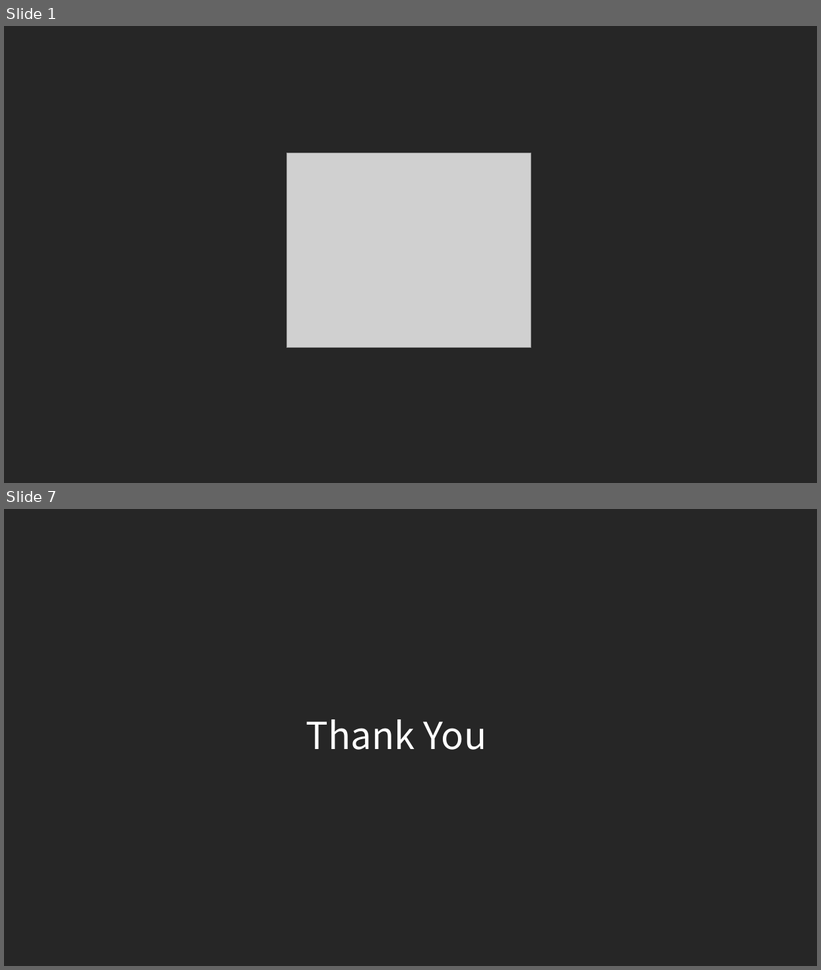
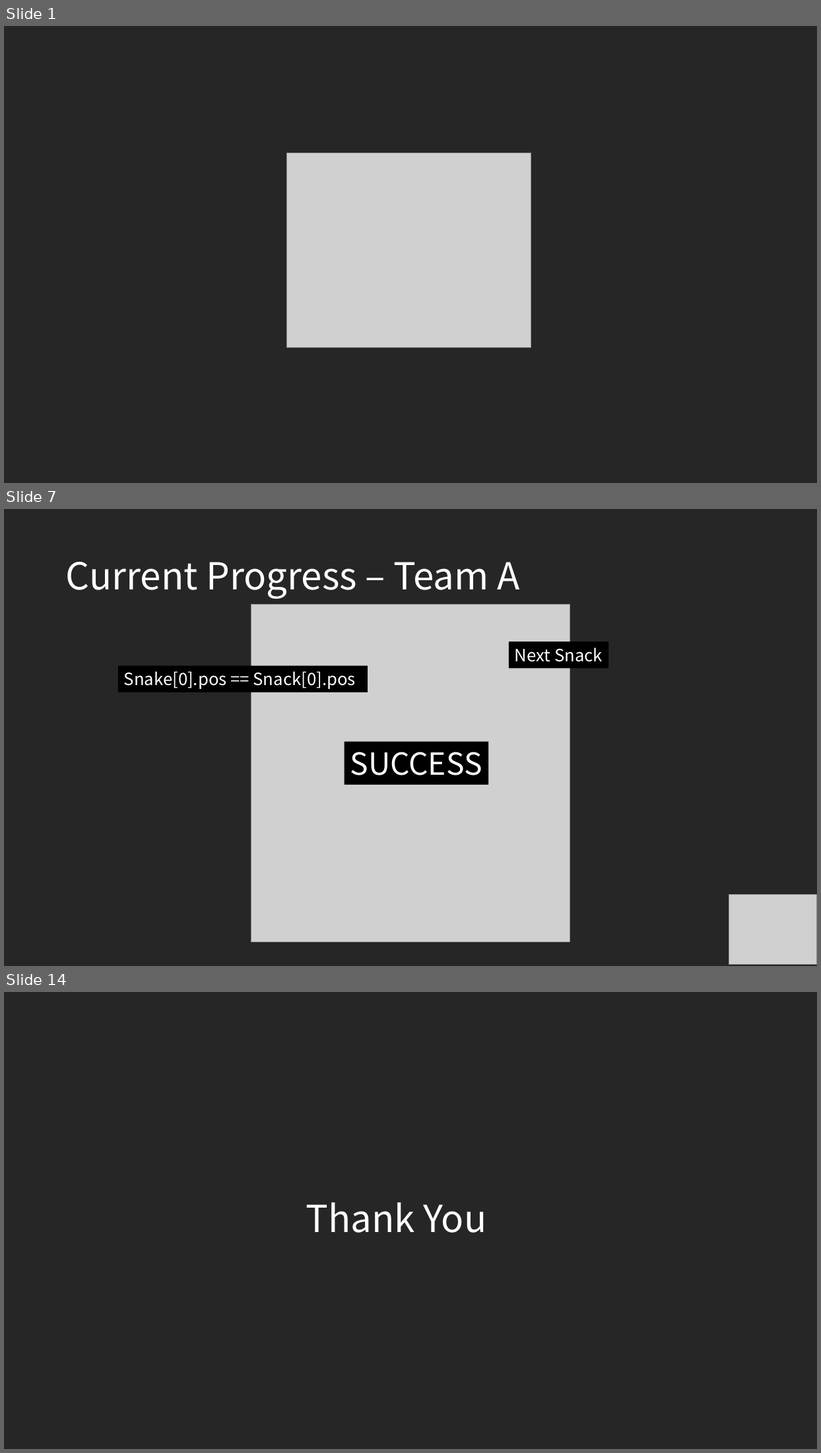
Before and after one commit to commadev/commadev.github.io, a slide deck: assets/documents/190411 Snake.pptx. Shown one above the other, each under a label of ours: slides 1 and 7 before the commit, slides 1, 7 and 14 after it; the slides between them are not shown. The pictures are 821x970 and 821x1453 pixels, drawn with LibreOffice and Linux fonts; fonts in the diff are those of the drawing; grey boxes stand for pictures. Boxes give left, top, right and bottom in pixels: in the first picture for what was removed or moved away, otherwise in the second. Text is boxed around its words. In the diff, an @@ line names an element or a change of style, - is before the commit and + after.

```diff
--- a/assets/documents/190411 Snake.pptx
+++ b/assets/documents/190411 Snake.pptx
@@ slide 7 added at [4,509,817,966], background #262626 @@
@@ title added at [66,562,519,599], 44 pt, text #FFFFFF @@
+Current Progress – Team A
@@ picture added at [251,604,570,942] @@
@@ rectangle added at [509,642,609,669], fill #000000, 20 pt, text #FFFFFF @@
+Next Snack
@@ rectangle added at [118,666,368,692], fill #000000, 20 pt, text #FFFFFF @@
+Snake[0].pos == Snack[0].pos
@@ rectangle added at [345,741,489,785], fill #000000, 36 pt, text #FFFFFF @@
+SUCCESS
@@ picture added at [729,895,817,965] @@
@@ what was slide 7 is now slide 14 @@
```
Also in this commit, not shown: 2 slides changed, 9 other slides added, 3 slides removed.
